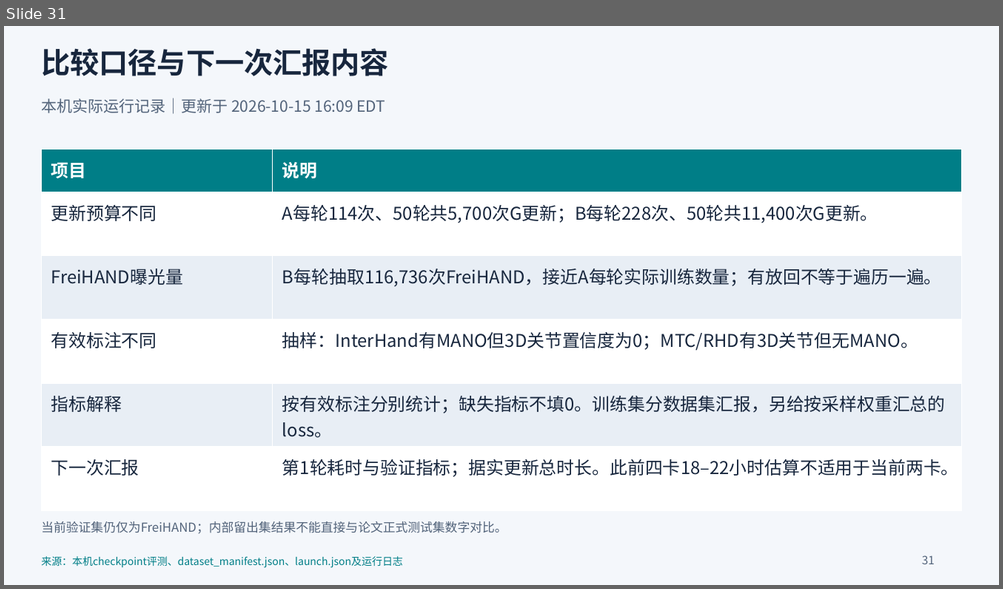
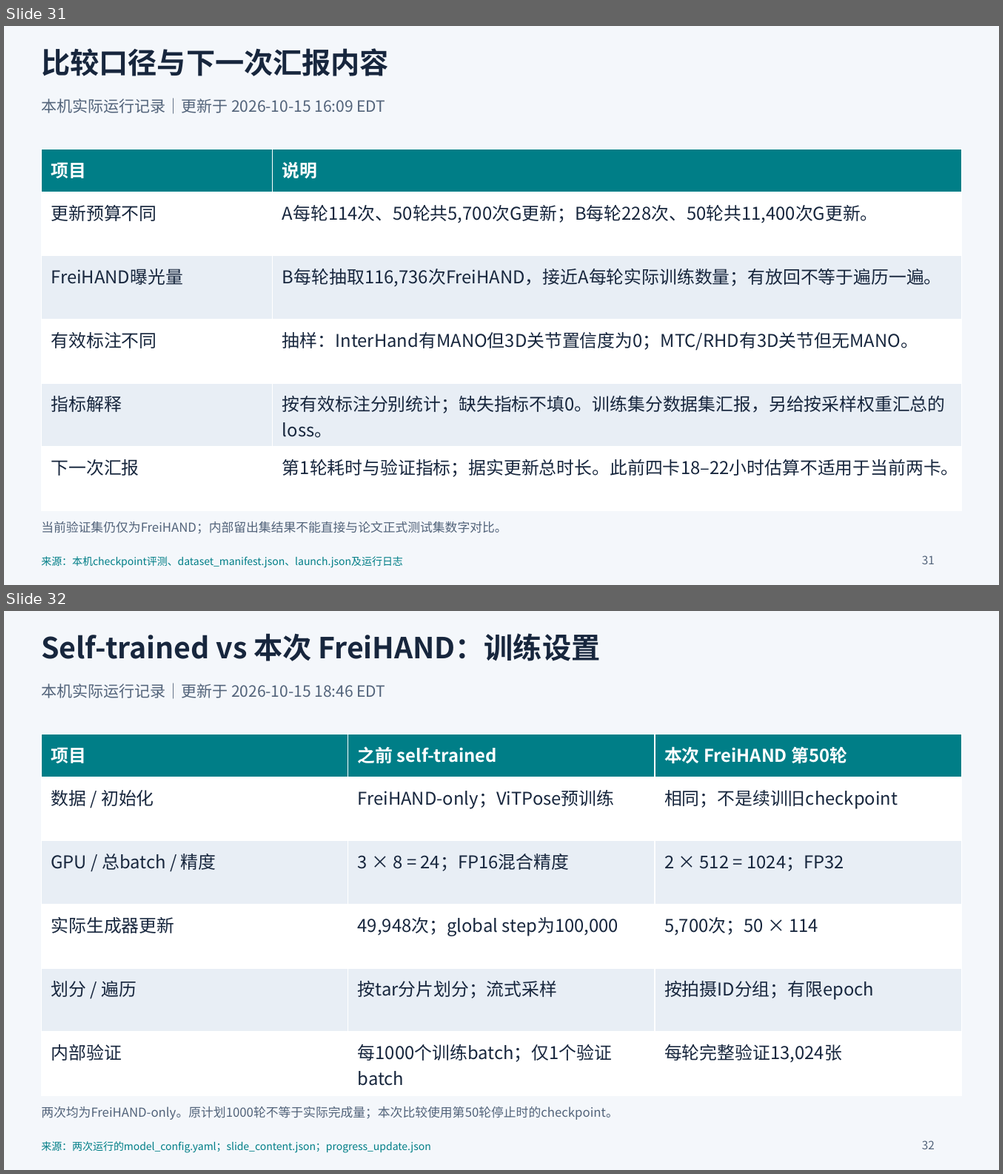
Before and after one commit to choppa129/WiLoR, a slide deck: reports/wilor_training_reproduction_summary/WiLoR_论文代码差异与本机训练复盘.pptx. Shown one above the other, each under a label of ours: slide 31 before the commit, slides 31 and 32 after it. The pictures are 1003x589 and 1003x1174 pixels, drawn with LibreOffice and Linux fonts; fonts in the diff are those of the drawing. Boxes give left, top, right and bottom in pixels: in the first picture for what was removed or moved away, otherwise in the second. Text is boxed around its words. In the diff, an @@ line names an element or a change of style, - is before the commit and + after.

```diff
--- a/reports/wilor_training_reproduction_summary/WiLoR_论文代码差异与本机训练复盘.pptx
+++ b/reports/wilor_training_reproduction_summary/WiLoR_论文代码差异与本机训练复盘.pptx
@@ slide 32 added at <box>4,611,999,1170</box>, background #F4F7FB @@
@@ text added at <box>41,633,600,661</box>, 28 pt, text #17263D, bold @@
+Self-trained vs 本次 FreiHAND：训练设置
@@ text added at <box>41,683,386,699</box>, 15 pt, text #52637A @@
+本机实际运行记录｜更新于 2026-10-15 18:46 EDT
@@ table added at <box>41,734,962,1096</box>, 6 rows, 3 columns @@
+项目 | 之前 self-trained | 本次 FreiHAND 第50轮
+数据 / 初始化 | FreiHAND-only；ViTPose预训练 | 相同；不是续训旧checkpoint
+GPU / 总batch / 精度 | 3 × 8 = 24；FP16混合精度 | 2 × 512 = 1024；FP32
+实际生成器更新 | 49,948次；global step为100,000 | 5,700次；50 × 114
+划分 / 遍历 | 按tar分片划分；流式采样 | 按拍摄ID分组；有限epoch
+内部验证 | 每1000个训练batch；仅1个验证batch | 每轮完整验证13,024张
@@ text added at <box>41,1107,618,1120</box>, 12 pt, text #52637A @@
+两次均为FreiHAND-only。原计划1000轮不等于实际完成量；本次比较使用第50轮停止时的checkpoint。
@@ text added at <box>41,1142,430,1153</box>, 10 pt, text #007E87 @@
+来源：两次运行的model_config.yaml；slide_content.json；progress_update.json
@@ text added at <box>922,1141,934,1150</box>, 11 pt, text #52637A @@
+32
```
Also in this commit, not shown: 7 other slides added, 2 other files.
